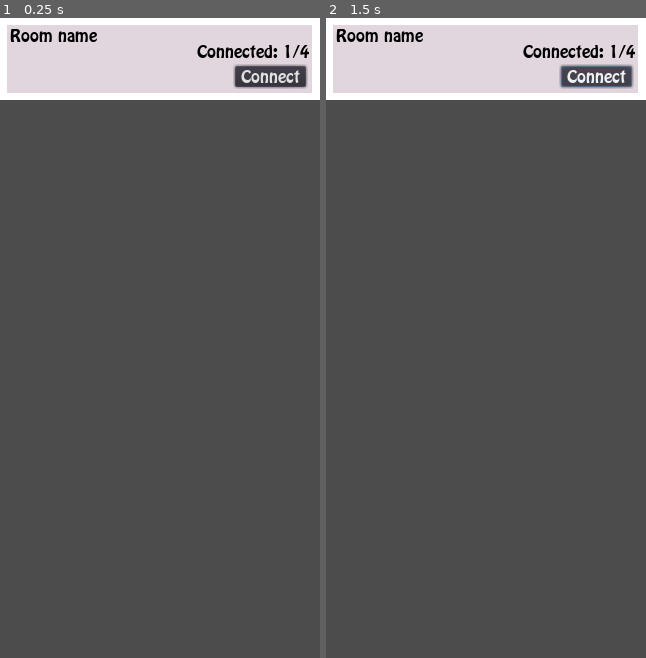
Above: before the commit, frames 1-2 (left to right).
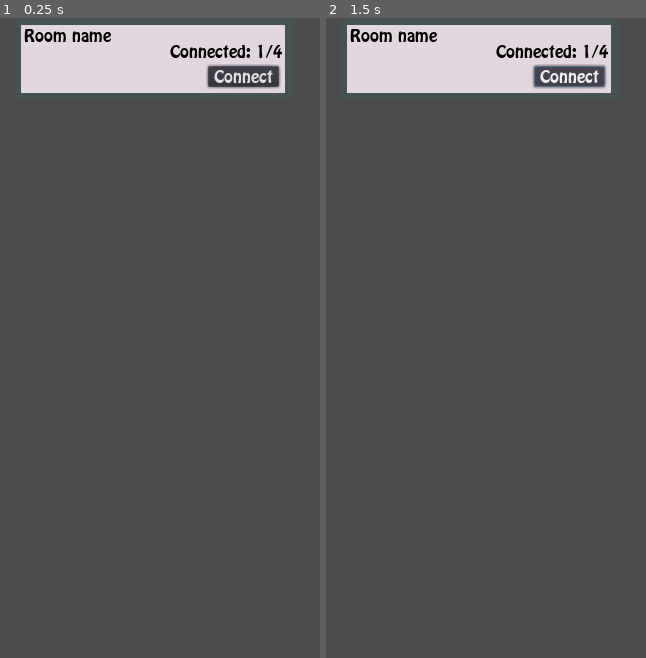
Above: after the commit, the same moments.

Repository: fresnohernandez99/socket-game
Game: Godot game, scene res://scenes/gui/RoomItem.tscn
Same seed, same stepped clock (60 frames per second), same inputs: the game is played once before the commit and once after it. This scene is started directly instead of the project's main scene.
Inputs:
- Up to frame 1 (0.25 s): no input
- Up to frame 2 (1.5 s): tap Enter at 0.5 s; click "Connect" at 1.25 s

The runs differ from the first frame. In frame 1, 5.2% of the frame differs, in the area x 0-100%, y 0-13%; in frame 2, 5.2%.
Error after the commit: Invalid get index 'name' (on base: 'Nil'). (res://scenes/gui/RoomItem.gd:13)

Commit message:
[ADD] - room item from socket listed

Diff:
--- a/project.godot
+++ b/project.godot
@@ -20,6 +20,7 @@
 GlobalNavigation="*res://scripts/global/GlobalNavigation.gd"
 Session="*res://scripts/socket/Session.gd"
 RoomInfo="*res://scripts/socket/RoomInfo.gd"
+SocketRooms="*res://scripts/socket/SocketRooms.gd"
 
 [display]
 
--- /dev/null
+++ b/scenes/gui/RoomItem.gd
@@ -0,0 +1,14 @@
+extends Control
+
+onready var roomNamelabel = $RoomNameLabel
+onready var roomPlayersLabel = $RoomPlayersLabel
+
+var data
+
+func setData(roomData):
+	print(roomData)
+	data = roomData
+
+func _ready():
+	roomNamelabel.text = data.name
+	roomPlayersLabel.text = "Connected: " + str(data.users.size()) + "/" + str(data.configuration.maxPlayers)
--- a/scenes/gui/RoomItem.tscn
+++ b/scenes/gui/RoomItem.tscn
@@ -1,13 +1,20 @@
-[gd_scene format=2]
+[gd_scene load_steps=2 format=2]
+
+[ext_resource path="res://scenes/gui/RoomItem.gd" type="Script" id=1]
 
 [node name="RoomItem" type="Control"]
 anchor_right = 1.0
+margin_left = 14.0
+margin_right = -27.0
 margin_bottom = 82.0
-rect_min_size = Vector2( 0, 82 )
+rect_min_size = Vector2( 279, 82 )
+script = ExtResource( 1 )
 
 [node name="ColorRect2" type="ColorRect" parent="."]
 anchor_right = 1.0
 anchor_bottom = 1.0
+rect_min_size = Vector2( 279, 82 )
+color = Color( 0.27451, 0.317647, 0.317647, 1 )
 
 [node name="ColorRect" type="ColorRect" parent="."]
 anchor_right = 1.0
@@ -16,6 +23,7 @@
 margin_top = 7.0
 margin_right = -8.0
 margin_bottom = -7.0
+rect_min_size = Vector2( 264, 68 )
 color = Color( 0.882353, 0.839216, 0.866667, 1 )
 
 [node name="RoomNameLabel" type="Label" parent="."]
@@ -46,4 +54,5 @@
 margin_top = -34.0
 margin_right = -14.0
 margin_bottom = -13.0
+rect_min_size = Vector2( 71, 21 )
 text = "Connect"
--- a/scenes/gui/RoomList.gd
+++ b/scenes/gui/RoomList.gd
@@ -1,14 +1,39 @@
 extends Node
 
+onready var listContainer = $Control/ScrollContainer/VBoxContainer
 
 var roomItem = load("res://scenes/gui/RoomItem.tscn")
-#onready var ins_nave2_roja = nave2_roja.instance()
 
 func _ready():
 	loadRooms()
 
+func _process(delta):
+	if SocketManager.INTENT_GET_ROOMS_ACTIVE == SocketManager.SUCCESS_STATE:
+		onRoomsLoaded()
+
 func loadRooms():
 	SocketManager.loadRooms()
 
+func onRoomsLoaded():
+	SocketManager.INTENT_GET_ROOMS_ACTIVE = SocketManager.NOT_REQUESTED_STATE
+
+	var contR = 0
+	while(contR < listContainer.get_child_count()):
+		var theChild = listContainer.get_child(contR)
+		listContainer.remove_child(theChild)
+		contR += 1
+
+	var cont = 0
+	while(cont < SocketRooms.rooms.size()):
+		var ins = roomItem.instance()
+		ins.setData(SocketRooms.rooms[cont])
+
+		listContainer.add_child(ins)
+		cont += 1
+
 func _on_AddRoomBtn_pressed():
 	get_tree().change_scene("res://scenes/gui/CreateRoom.tscn")
+
+
+func _on_RefreshBtn_pressed():
+	loadRooms()
--- a/scenes/gui/RoomList.tscn
+++ b/scenes/gui/RoomList.tscn
@@ -70,6 +70,7 @@
 margin_bottom = -10.0
 
 [node name="VBoxContainer" type="VBoxContainer" parent="Control/ScrollContainer"]
-custom_constants/separation = 10
+custom_constants/separation = 5
 
 [connection signal="pressed" from="Control/AddRoomBtn" to="." method="_on_AddRoomBtn_pressed"]
+[connection signal="pressed" from="Control/RefreshBtn" to="." method="_on_RefreshBtn_pressed"]
--- a/scripts/socket/SocketManager.gd
+++ b/scripts/socket/SocketManager.gd
@@ -124,38 +124,39 @@
 		else:
 			INTENT_CONNECTING_ACTIVE = ERROR_STATE
 
-	if INTENT_RE_CONNECTING_ACTIVE:
+	if INTENT_RE_CONNECTING_ACTIVE == LOADING_STATE:
 		if result.content.code == INTENT_CORRECT:
 			INTENT_RE_CONNECTING_ACTIVE = SUCCESS_STATE
 			#TODO
 		else:
 			INTENT_RE_CONNECTING_ACTIVE = ERROR_STATE
 
-	if INTENT_CREATE_ROOM_ACTIVE:
+	if INTENT_CREATE_ROOM_ACTIVE == LOADING_STATE:
 		if result.content.code == INTENT_CORRECT:
 			INTENT_CREATE_ROOM_ACTIVE = SUCCESS_STATE
 			print("Room creada: " + Session.playerId)
 		else:
 			INTENT_CREATE_ROOM_ACTIVE = ERROR_STATE
 
-	if INTENT_CLOSE_ROOM_ACTIVE:
+	if INTENT_CLOSE_ROOM_ACTIVE == LOADING_STATE:
 		if result.content.code == INTENT_CORRECT:
 			INTENT_CLOSE_ROOM_ACTIVE = SUCCESS_STATE
 			#TODO
 		else:
 			INTENT_CLOSE_ROOM_ACTIVE = ERROR_STATE
 
-	if INTENT_CANCEL_ROOM_ACTIVE:
+	if INTENT_CANCEL_ROOM_ACTIVE == LOADING_STATE:
 		if result.content.code == INTENT_CORRECT:
-			INTENT_CANCEL_ROOM_ACTIVE = SUCCESS_STATE
-			#TODO
+			INTENT_CANCEL_ROOM_ACTIVE = NOT_REQUESTED_STATE
+			#TODO not interested result
 		else:
 			INTENT_CANCEL_ROOM_ACTIVE = ERROR_STATE
 
-	if INTENT_GET_ROOMS_ACTIVE:
+	if INTENT_GET_ROOMS_ACTIVE == LOADING_STATE:
 		if result.content.code == INTENT_CORRECT:
 			INTENT_GET_ROOMS_ACTIVE = SUCCESS_STATE
-			#TODO
+			SocketRooms.rooms = result.content.data
+			print("Rooms obtenidas: " + str(SocketRooms.rooms.size()))
 		else:
 			INTENT_GET_ROOMS_ACTIVE = ERROR_STATE
 
@@ -178,7 +179,7 @@
 func loadRooms():
 	INTENT_GET_ROOMS_ACTIVE = LOADING_STATE
 
-	_send(INTENT_GET_ROOMS, null)
+	_send(INTENT_GET_ROOMS, {})
 
 func cancelRoom():
 	INTENT_CANCEL_ROOM_ACTIVE = LOADING_STATE
--- /dev/null
+++ b/scripts/socket/SocketRooms.gd
@@ -0,0 +1,4 @@
+extends Node
+
+
+var rooms = []
